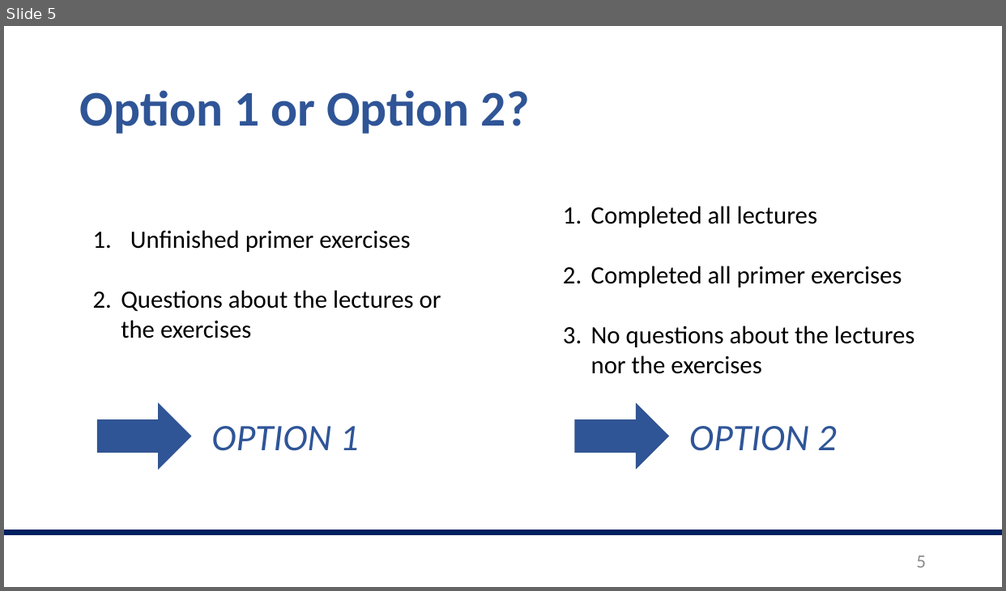
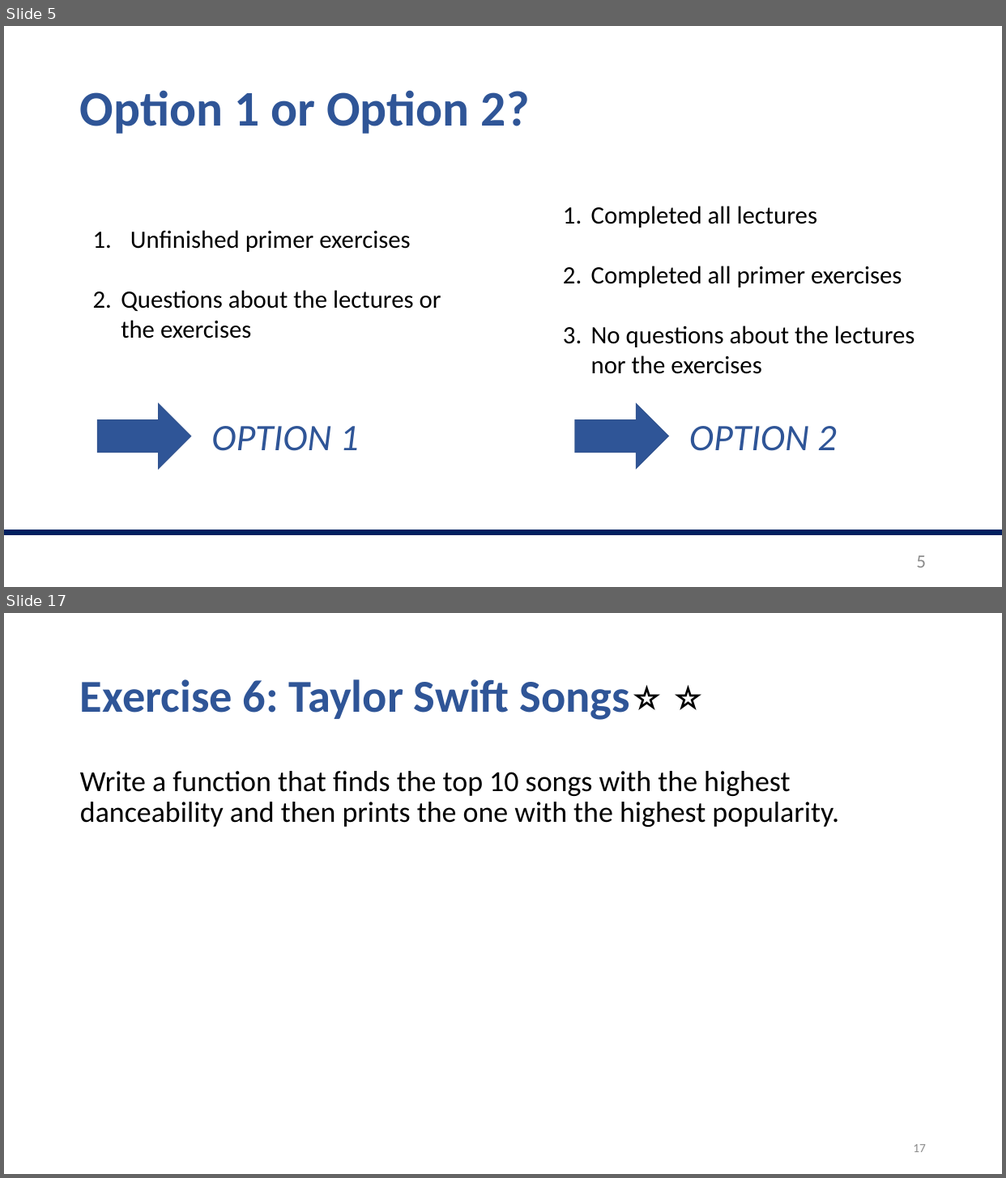
Before and after one commit to valegiunchiglia/2022-Module3-ImperialCollege, a slide deck: Day1/Day1.pptx. Shown one above the other, each under a label of ours: slide 5 before the commit, slides 5 and 17 after it; the slides between them are not shown. The pictures are 1006x591 and 1006x1178 pixels, drawn with LibreOffice and Linux fonts; fonts in the diff are those of the drawing. Boxes give left, top, right and bottom in pixels: in the first picture for what was removed or moved away, otherwise in the second. Text is boxed around its words. In the diff, an @@ line names an element or a change of style, - is before the commit and + after.

Commit message:
added exercises Day 1

```diff
--- a/Day1/Day1.pptx
+++ b/Day1/Day1.pptx
@@ slide 17 added at bbox=[4, 613, 1002, 1174], background #FFFFFF @@
@@ title added at bbox=[80, 679, 631, 720], 44 pt, text #2F5597, bold @@
+Exercise 6: Taylor Swift Songs⭐️ ⭐️
@@ text added at bbox=[80, 771, 839, 827], 28 pt, text #000000 @@
+Write a function that finds the top 10 songs with the highest danceability and then prints the one with the highest popularity.
@@ page number added at bbox=[913, 1144, 926, 1152], 12 pt, text #8C8C8C @@
+17
```
Also in this commit, not shown: 2 slides changed, 14 other slides added, 2 other files.
